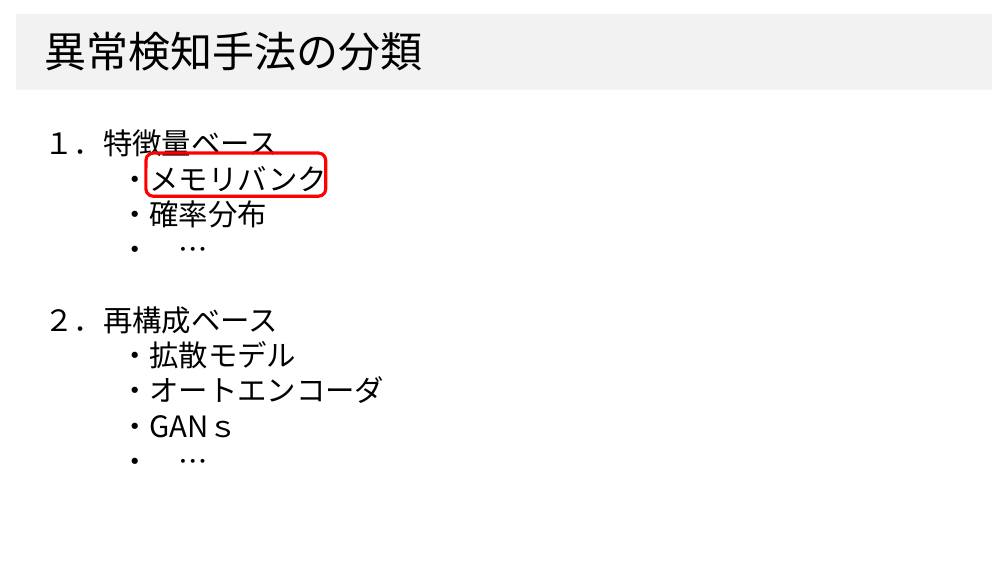
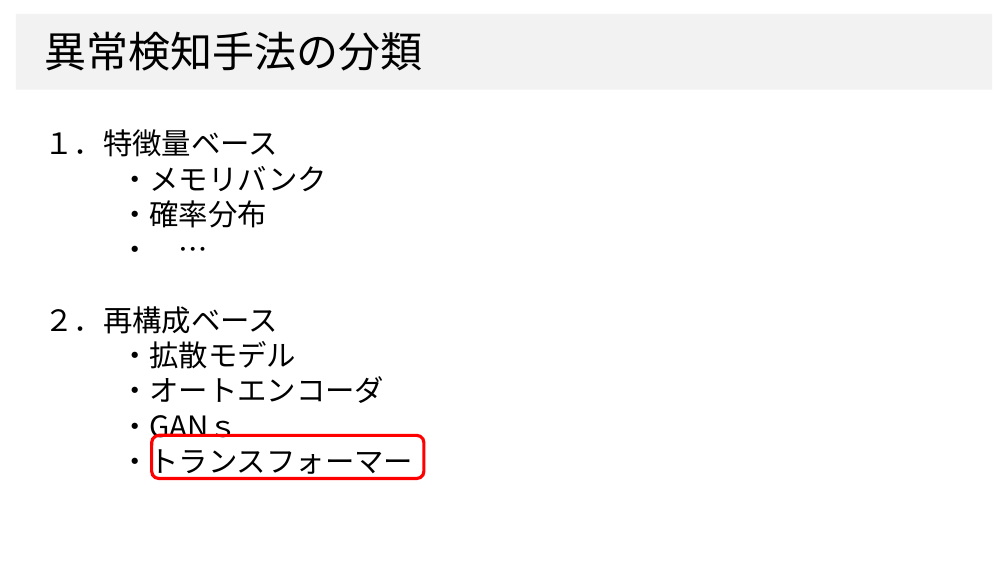
Before and after one commit to dhia-github/haselab-all, a slide deck: slide 4 of 20_発表資料/ゼミ資料/統一モデル_ゼミ資料２.pptx. Drawn at 1008x567 pixels with LibreOffice and Linux fonts; fonts in the diff are those of the drawing; background and template pictures are left out. Boxes give left, top, right and bottom in pixels: in the first picture for what was removed or moved away, otherwise in the second. Text is boxed around its words. In the diff, an @@ line names an element or a change of style, - is before the commit and + after.

```diff
--- a/20_発表資料/ゼミ資料/統一モデル_ゼミ資料２.pptx
+++ b/20_発表資料/ゼミ資料/統一モデル_ゼミ資料２.pptx
@@ text at (x1=120, y1=442, x2=413, y2=480): text changed @@
-・ …
+・トランスフォーマー
@@ rounded rectangle resized from (x1=146, y1=153, x2=326, y2=196) to (x1=152, y1=436, x2=424, y2=479) @@
```
Also in this commit, not shown: 10 other slides changed, 1 slide added, 2 slides removed.
